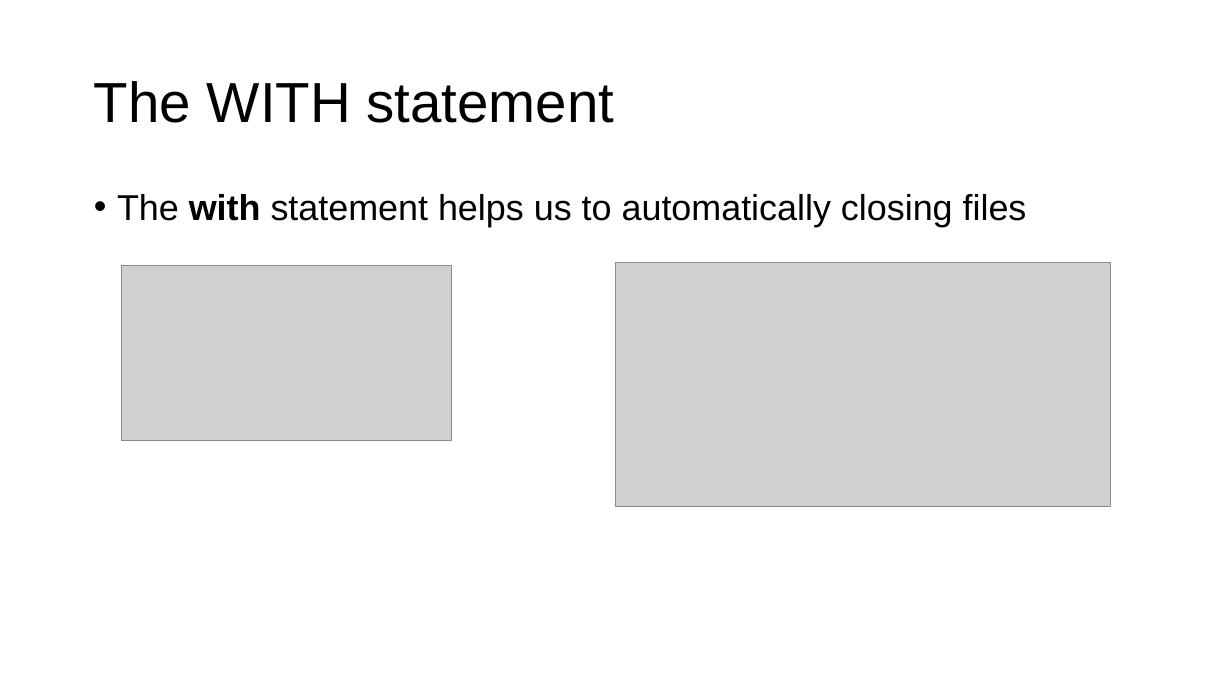
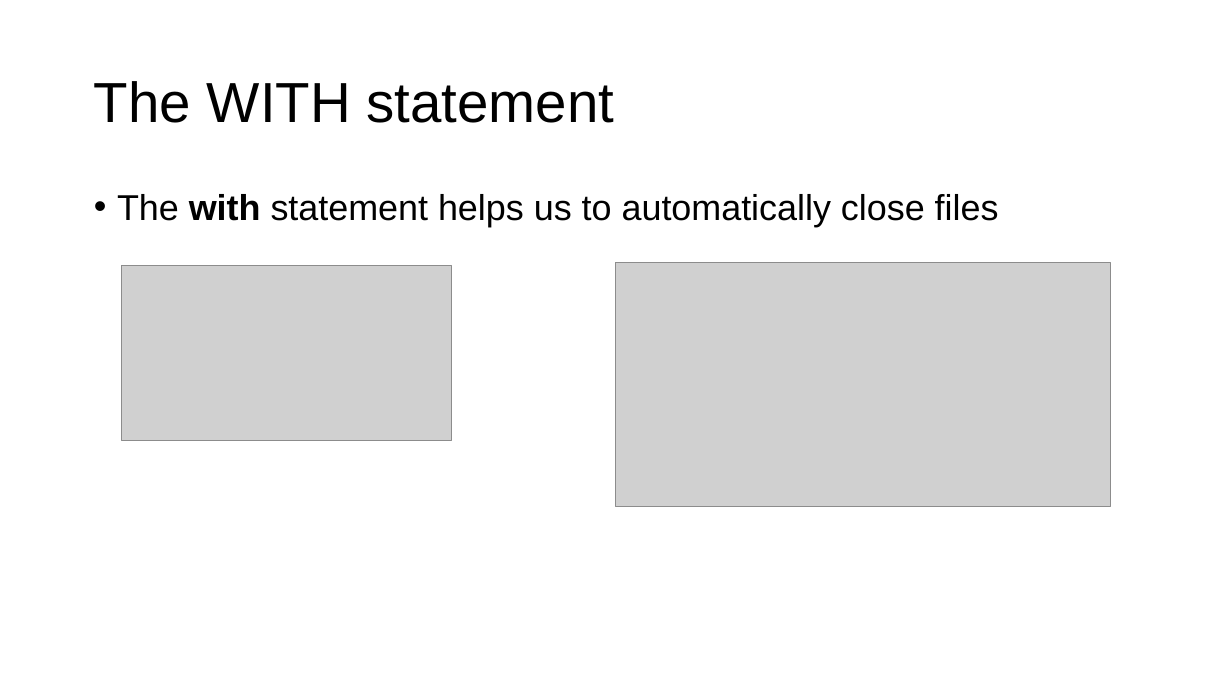
Before and after one commit to parrt/msds501, a slide deck: slide 5 of slides/files.pptx. Drawn at 1232x693 pixels with LibreOffice and Linux fonts; fonts in the diff are those of the drawing; grey boxes stand for pictures; background and template pictures are left out. Boxes give left, top, right and bottom in pixels: in the first picture for what was removed or moved away, otherwise in the second. Text is boxed around its words. In the diff, an @@ line names an element or a change of style, - is before the commit and + after.

```diff
--- a/slides/files.pptx
+++ b/slides/files.pptx
@@ text at bbox=[117, 194, 999, 227]: text changed @@
-• The with statement helps us to automatically closing files
+• The with statement helps us to automatically close files
```
Also in this commit, not shown: 4 other slides changed.
